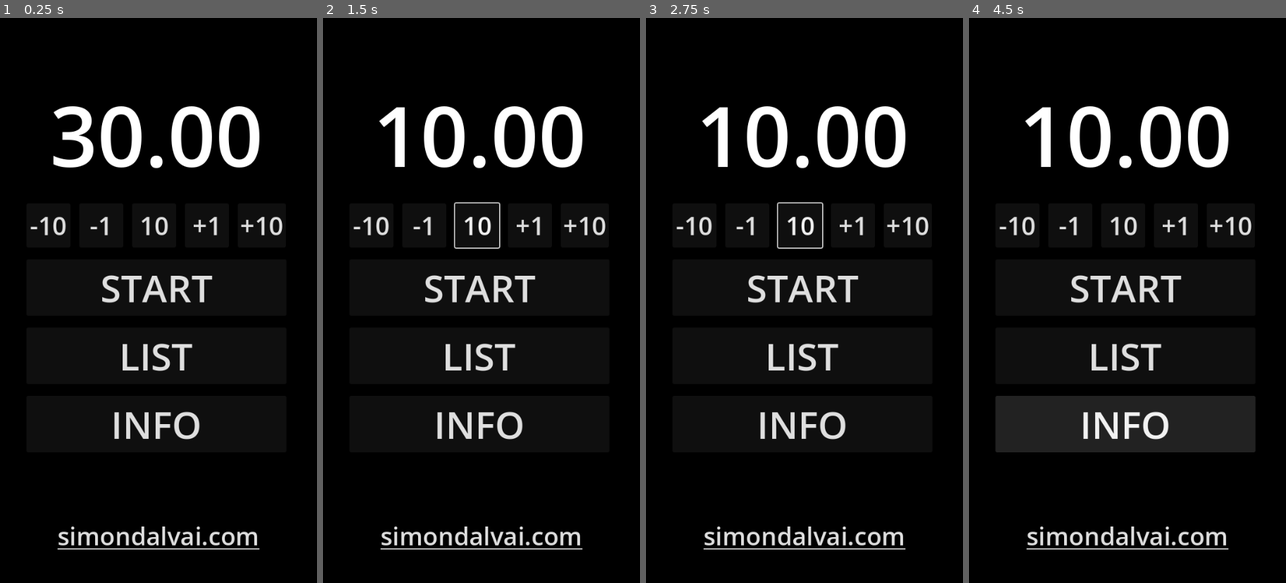
Above: before the commit, frames 1-4 (left to right).
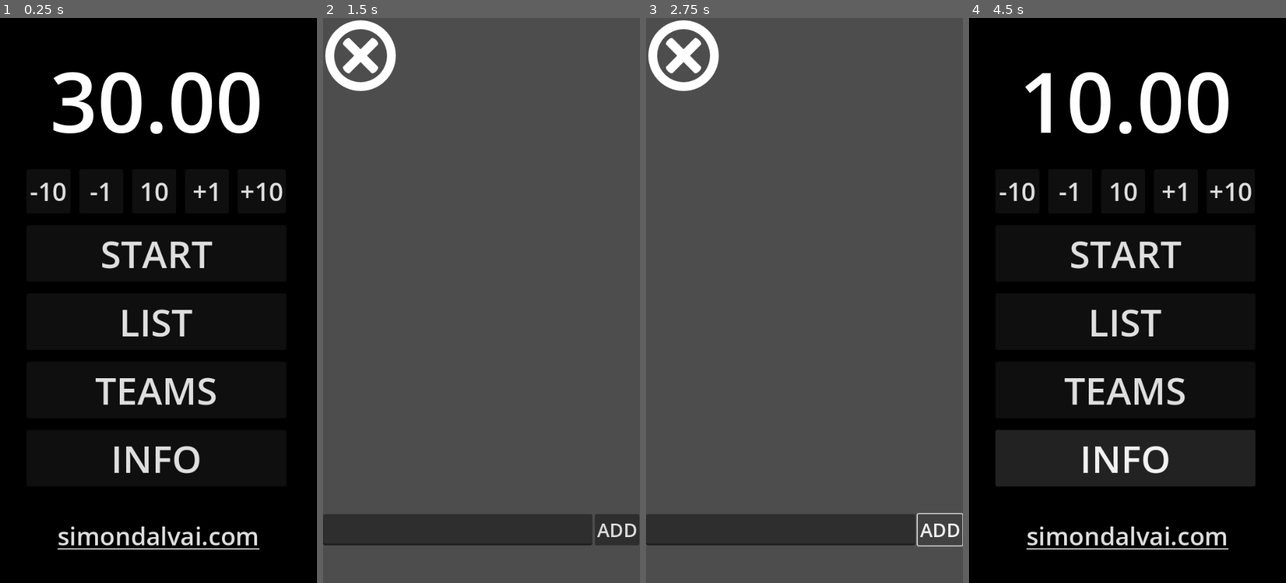
Above: after the commit, the same moments.

Repository: dulvui/condor
Game: Godot game, scene res://src/menu/Menu.tscn
Same seed, same stepped clock (60 frames per second), same inputs: the game is played once before the commit and once after it. Sound files missing from this copy of the repository are replaced by a short silence.
Inputs (mouse positions are in pixels of both pictures, inside the frame that each line leads up to):
- Up to frame 1 (0.25 s): no input
- Up to frame 2 (1.5 s): click "10" at 0.5 s; click (478, 390) at 1.25 s, where only the run after the commit has a clickable "TEAMS"
- Up to frame 3 (2.75 s): click (940, 532) at 2 s, where only the run after the commit has a clickable "ADD"
- Up to frame 4 (4.5 s): click (1007, 57) at 2.77 s; click "START" at 3.5 s; click (1016, 85) at 4.25 s

The runs differ from the first frame. In frame 1, 11% of the frame differs, in the area x 9-90%, y 9-81%; in frame 2, 100%, in the area x 0-100%, y 0-100%; in frame 3, 100%; in frame 4, 16%.

Commit message:
create teams screen

Diff:
--- a/app/src/Config.gd
+++ b/app/src/Config.gd
@@ -8,6 +8,9 @@
 
 var active_time:int
 var players:Dictionary
+var teams:Array
+
+var budget:int = 500
 
 # Called when the node enters the scene tree for the first time.
 func _ready() -> void:
@@ -15,10 +18,12 @@
 	config.load("user://settings.cfg")
 	active_time = config.get_value("settings", "active_time", 30)
 	players = config.get_value("data", "players", {})
+	teams = config.get_value("data", "teams", [])
 
 func save_all_data() -> void:
 	config.set_value("settings","active_time",active_time)
 	config.set_value("data","players",players)
+	config.set_value("data","teams",teams)
 	config.save("user://settings.cfg")
 
 # save on quit on mobile
--- a/app/src/menu/Menu.gd
+++ b/app/src/menu/Menu.gd
@@ -57,3 +57,7 @@
 
 func _on_list_pressed() -> void:
 	get_tree().change_scene_to_file("res://src/player-list/PlayerList.tscn")
+
+
+func _on_teams_pressed() -> void:
+	get_tree().change_scene_to_file("res://src/teams/Teams.tscn")
--- a/app/src/menu/Menu.tscn
+++ b/app/src/menu/Menu.tscn
@@ -85,6 +85,11 @@
 theme_override_font_sizes/font_size = 64
 text = "LIST"
 
+[node name="Teams" type="Button" parent="VBoxContainer"]
+layout_mode = 2
+theme_override_font_sizes/font_size = 64
+text = "TEAMS"
+
 [node name="Credits" type="Button" parent="VBoxContainer"]
 layout_mode = 2
 theme_override_font_sizes/font_size = 64
@@ -116,5 +121,6 @@
 [connection signal="pressed" from="VBoxContainer/TimeSettings/PlusMinutes" to="." method="_on_plus_minutes_pressed"]
 [connection signal="pressed" from="VBoxContainer/Start" to="." method="_on_start_pressed"]
 [connection signal="pressed" from="VBoxContainer/List" to="." method="_on_list_pressed"]
+[connection signal="pressed" from="VBoxContainer/Teams" to="." method="_on_teams_pressed"]
 [connection signal="pressed" from="VBoxContainer/Credits" to="." method="_on_credits_pressed"]
 [connection signal="pressed" from="Homepage" to="." method="_on_homepage_pressed"]
--- /dev/null
+++ b/app/src/teams/Teams.gd
@@ -0,0 +1,59 @@
+# SPDX-FileCopyrightText: 2023 Simon Dalvai <info@simondalvai.com>
+
+# SPDX-License-Identifier: AGPL-3.0-or-later
+
+extends Control
+
+@onready var add_button:Button = $HBoxContainer/Add
+@onready var name_edit:LineEdit = $HBoxContainer/Name
+@onready var team_list:VBoxContainer = $VBoxContainer
+
+
+func _ready() -> void:
+	if Config.teams.is_empty():
+		Config.teams = []
+
+	for team in Config.teams:
+		_add_team(team)
+
+
+func _on_button_pressed() -> void:
+	if name_edit.text.length() < 1:
+		return
+
+	var team = _create_team(name_edit.text)
+	Config.teams.append(team)
+
+	_add_team(team)
+
+
+func _add_team(team:Dictionary):
+
+	var hbox:HBoxContainer = HBoxContainer.new()
+
+	var label:Label = Label.new()
+	label.text = team.name
+
+	var edit_button:Button = Button.new()
+	edit_button.text = "EDIT"
+
+	var delete_button:Button = Button.new()
+	delete_button.text = "DELETE"
+
+	hbox.add_child(label)
+	hbox.add_child(edit_button)
+	hbox.add_child(delete_button)
+
+	team_list.add_child(hbox)
+
+
+func _create_team(team_name:String) -> Dictionary:
+	return {
+		"name": team_name,
+		"budget": Config.budget,
+		"players": []
+	}
+
+
+func _on_back_pressed() -> void:
+	get_tree().change_scene_to_file("res://src/menu/Menu.tscn")
--- /dev/null
+++ b/app/src/teams/Teams.tscn
@@ -0,0 +1,55 @@
+[gd_scene load_steps=3 format=3 uid="uid://h78og16kspcj"]
+
+[ext_resource type="Script" path="res://src/teams/Teams.gd" id="1_rs82a"]
+[ext_resource type="Texture2D" uid="uid://78gth2yfhuwk" path="res://assets/cancel.png" id="2_h0br7"]
+
+[node name="Teams" type="Control"]
+layout_mode = 3
+anchors_preset = 15
+anchor_right = 1.0
+anchor_bottom = 1.0
+grow_horizontal = 2
+grow_vertical = 2
+script = ExtResource("1_rs82a")
+
+[node name="VBoxContainer" type="VBoxContainer" parent="."]
+layout_mode = 1
+anchors_preset = 15
+anchor_right = 1.0
+anchor_bottom = 1.0
+offset_left = -1.0
+offset_top = 168.0
+offset_right = -1.0
+offset_bottom = 3.0
+grow_horizontal = 2
+grow_vertical = 2
+
+[node name="HBoxContainer" type="HBoxContainer" parent="."]
+layout_mode = 1
+anchors_preset = -1
+anchor_top = 0.878
+anchor_right = 0.998
+anchor_bottom = 0.933
+offset_top = 0.119995
+offset_right = 0.0799561
+offset_bottom = 0.319946
+grow_horizontal = 2
+grow_vertical = 0
+
+[node name="Name" type="LineEdit" parent="HBoxContainer"]
+layout_mode = 2
+size_flags_horizontal = 3
+
+[node name="Add" type="Button" parent="HBoxContainer"]
+layout_mode = 2
+theme_override_font_sizes/font_size = 32
+text = "ADD"
+
+[node name="Back" type="TextureButton" parent="."]
+offset_right = 128.0
+offset_bottom = 128.0
+texture_normal = ExtResource("2_h0br7")
+flip_h = true
+
+[connection signal="pressed" from="HBoxContainer/Add" to="." method="_on_button_pressed"]
+[connection signal="pressed" from="Back" to="." method="_on_back_pressed"]
